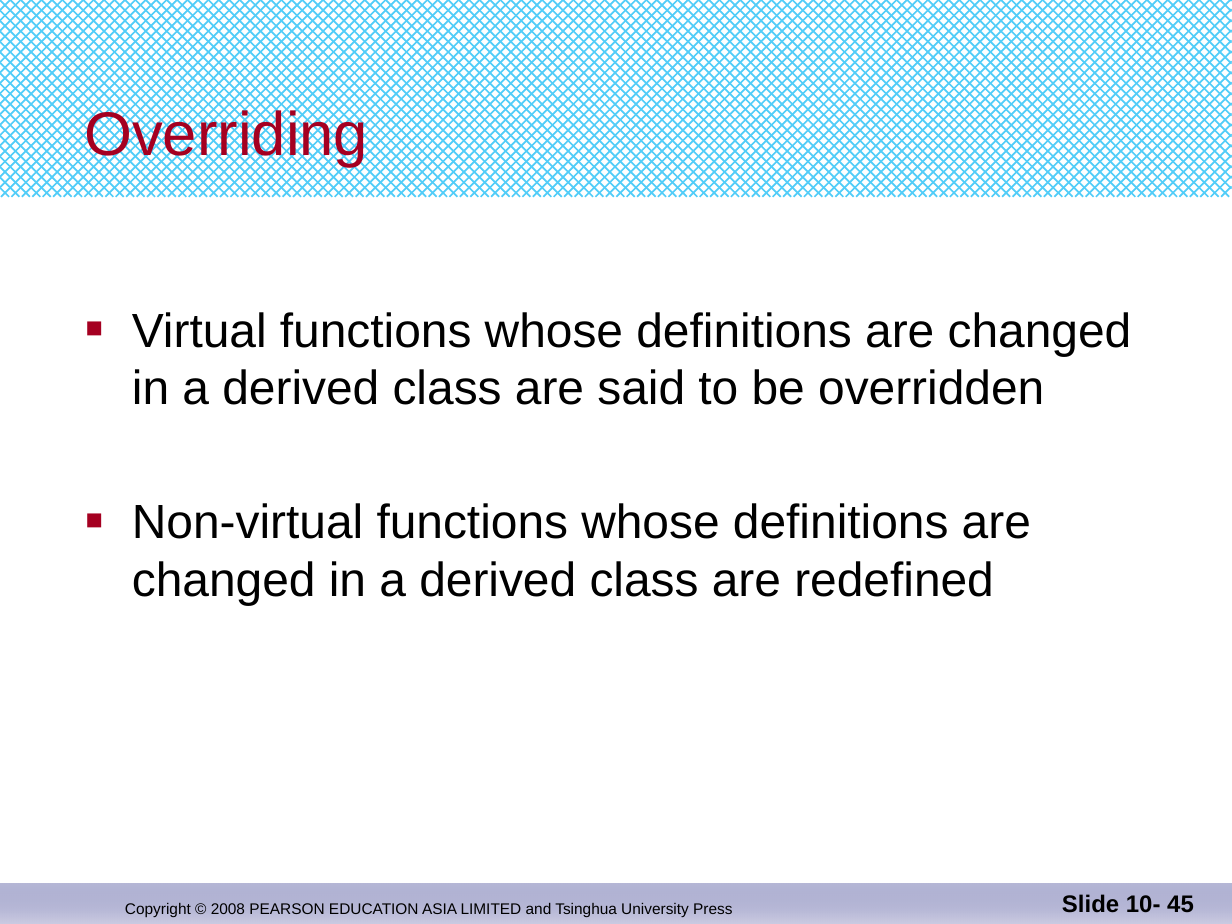
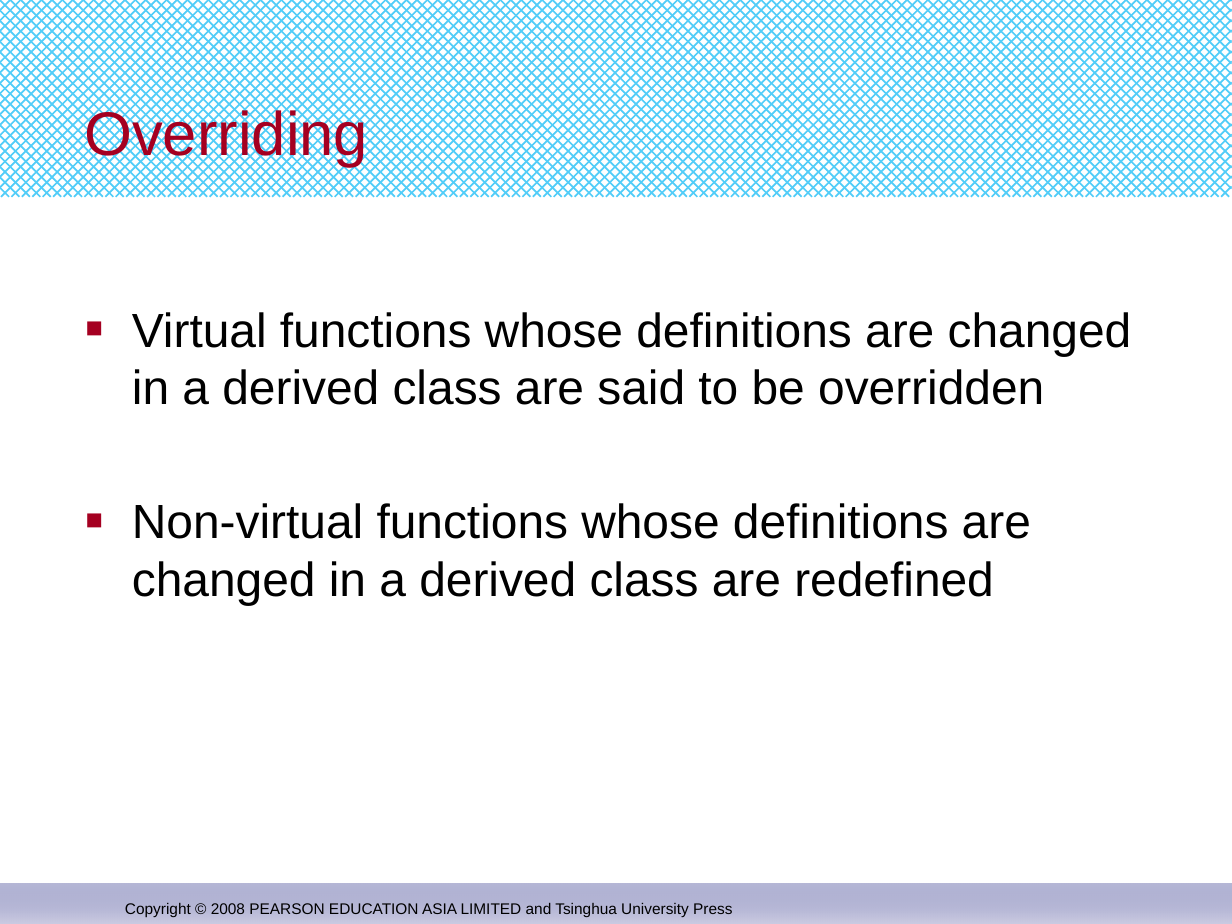
Before and after one commit to djuanbei/CPLUSPLUS, a slide deck: slide 45 of ppt/Chapter 15.pptx. Drawn at 1232x924 pixels with LibreOffice and Linux fonts; fonts in the diff are those of the drawing. Boxes give left, top, right and bottom in pixels: in the first picture for what was removed or moved away, otherwise in the second. Text is boxed around its words. In the diff, an @@ line names an element or a change of style, - is before the commit and + after.

```diff
--- a/ppt/Chapter 15.pptx
+++ b/ppt/Chapter 15.pptx
@@ page number removed at bbox=[1062, 894, 1194, 913] @@
-Slide 10- 45
```
Also in this commit, not shown: 6 other slides changed.
